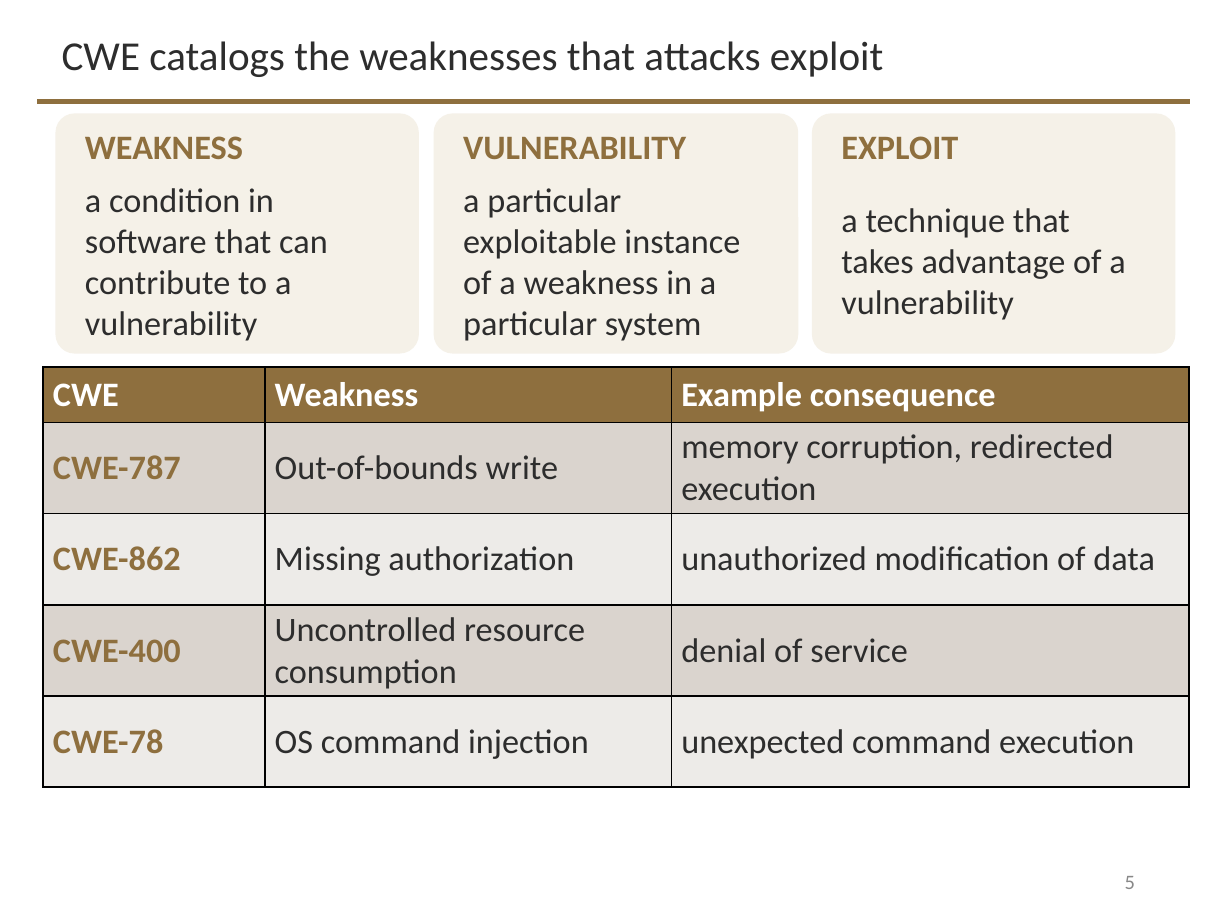
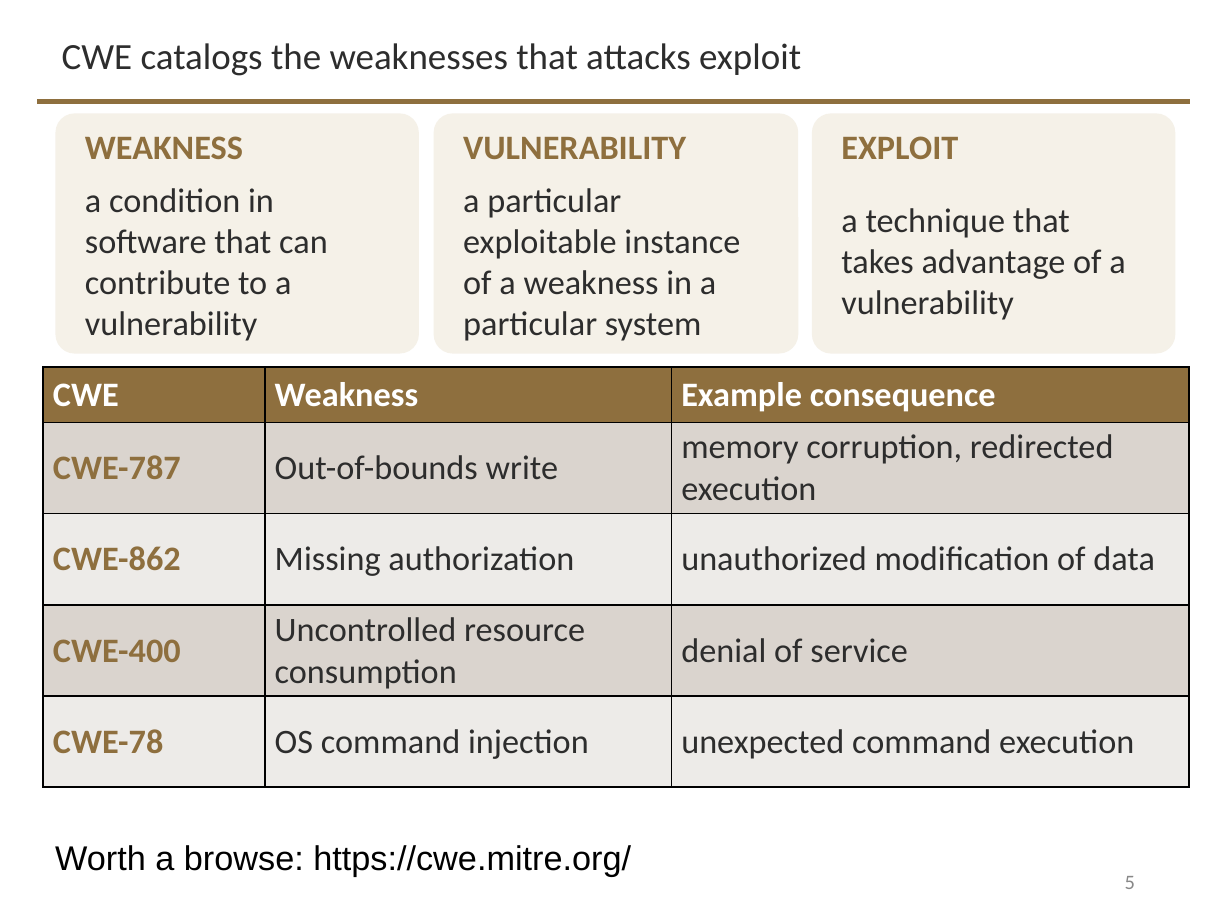
Before and after one commit to davisjam/model-based-agentic-software-engineering, a slide deck: slide 5 of course/lectures/act-3-software-in-the-world/05-security-engineering/3-5-Security-Engineering-2-Controls-and-Assurance.pptx. Drawn at 1232x924 pixels with LibreOffice and Linux fonts; fonts in the diff are those of the drawing; background and template pictures are left out. Boxes give left, top, right and bottom in pixels: in the first picture for what was removed or moved away, otherwise in the second. Text is boxed around its words. In the diff, an @@ line names an element or a change of style, - is before the commit and + after.

```diff
--- a/course/lectures/act-3-software-in-the-world/05-security-engineering/3-5-Security-Engineering-2-Controls-and-Assurance.pptx
+++ b/course/lectures/act-3-software-in-the-world/05-security-engineering/3-5-Security-Engineering-2-Controls-and-Assurance.pptx
@@ title "CWE catalogs the weaknesses that ..." at box(62, 43, 801, 76): size 24 to 21.6 pt @@
@@ text added at box(55, 845, 631, 876), 20 pt, text #000000 @@
+Worth a browse: https://cwe.mitre.org/
```
Also in this commit, not shown: 19 other slides changed, 3 slides added, 1 slide removed, 2 other files.
